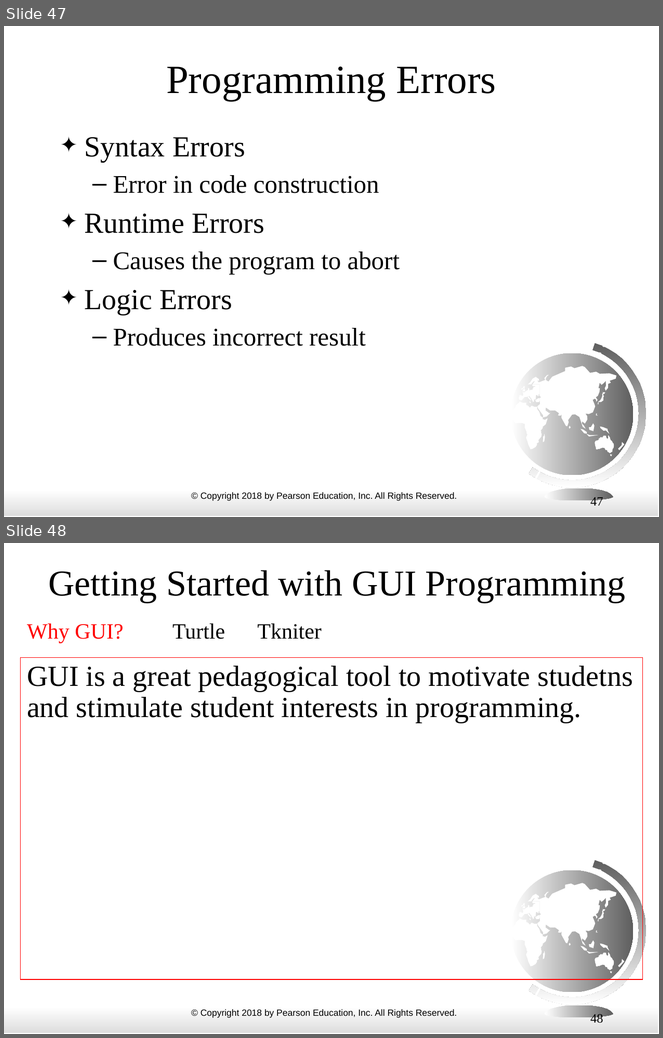
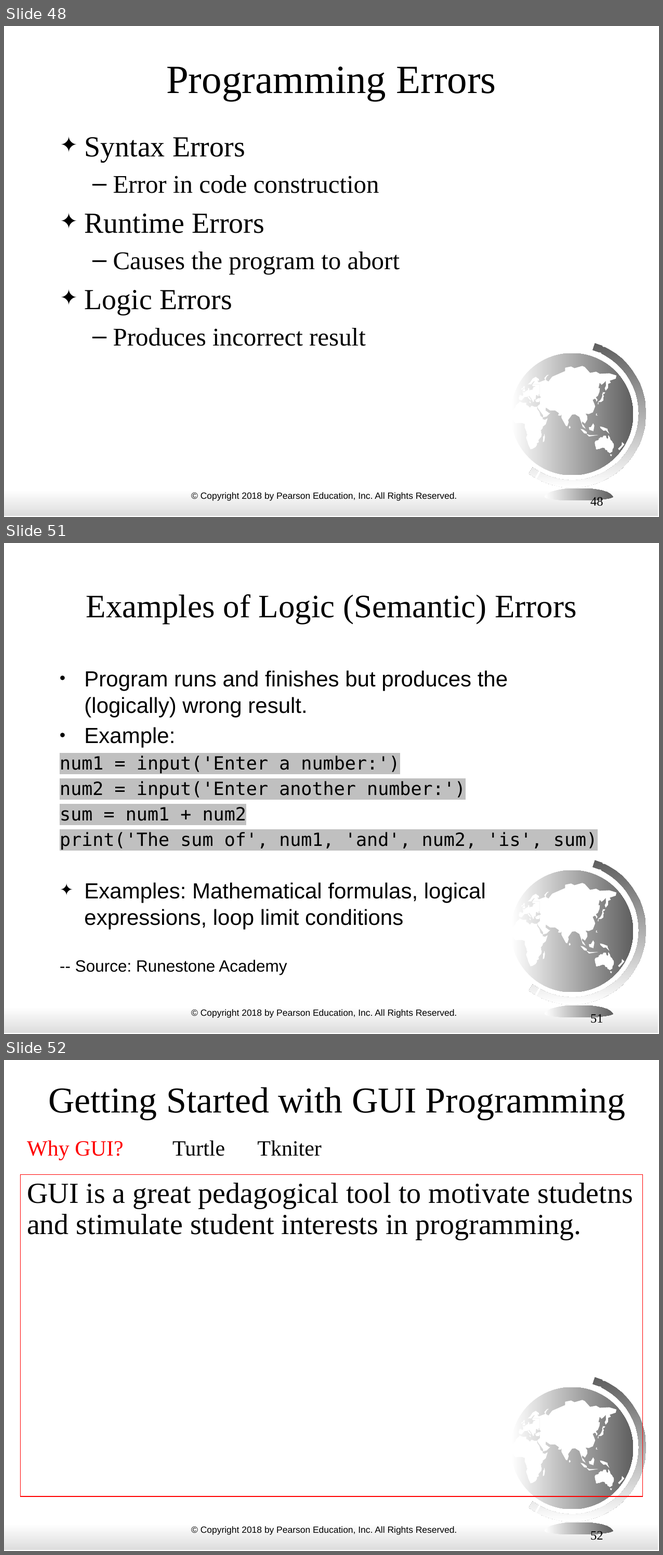
Before and after one commit to alp1991/ECE3_FALL24, a slide deck: ppt_slides/Chapter 01 Introduction.pptx. Shown one above the other, each under a label of ours: slides 47 and 48 before the commit, slides 48, 51 and 52 after it; the slides between them are not shown. The pictures are 663x1038 and 663x1555 pixels, drawn with LibreOffice and Linux fonts; fonts in the diff are those of the drawing. Boxes give left, top, right and bottom in pixels: in the first picture for what was removed or moved away, otherwise in the second. Text is boxed around its words. In the diff, an @@ line names an element or a change of style, - is before the commit and + after.

```diff
--- a/ppt_slides/Chapter 01 Introduction.pptx
+++ b/ppt_slides/Chapter 01 Introduction.pptx
@@ slide 51 added at [4,543,659,1034], background #FFFFFF; not listed: 26 template elements that a slide beside it also shows @@
@@ title added at [86,594,577,624], 36 pt, text #000000 @@
+Examples of Logic (Semantic) Errors
@@ text added at [60,670,597,929], 24 pt, text #000000 @@
+• Program runs and finishes but produces the (logically) wrong result.
+• Example:
+num1 = input('Enter a number:')
+num2 = input('Enter another number:')
+sum = num1 + num2
+print('The sum of', num1, 'and', num2, 'is', sum)
+✦ Examples: Mathematical formulas, logical expressions, loop limit conditions
+-- Source: Runestone Academy
@@ page number added at [591,1013,604,1026], 14 pt, text #000000 @@
+51
@@ what was slide 47 is now slide 48 @@
@@ page number at [591,497,604,509]: text changed @@
-47
+48
@@ what was slide 48 is now slide 52 @@
@@ page number at [591,1531,604,1543]: text changed @@
-48
+52
```
Also in this commit, not shown: 3 slides changed, 3 other slides added.
